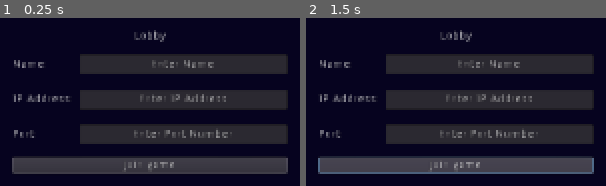
Above: before the commit, frames 1-2 (left to right).
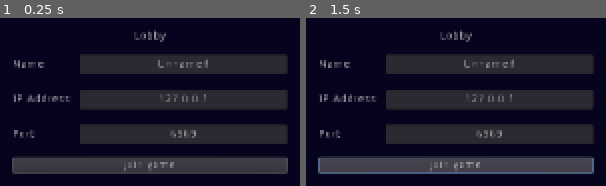
Above: after the commit, the same moments.

Repository: CogumeloGames/DeepSpaceProject
Game: Godot game, scene res://Scenes/Lobby/Lobby.tscn
Two runs of this game, one before a commit and one after it. Both use one fixed random seed, a clock stepped at 60 frames per second and the inputs below.
Inputs:
- Up to frame 1 (0.25 s): no input
- Up to frame 2 (1.5 s): tap Enter at 0.5 s; click "Join game" at 1.25 s

The runs differ from the first frame. In frame 1, 1.6% of the frame differs, in the area x 44-78%, y 25-72%; in frame 2, 1.6%.
Error before the commit: Invalid call. Nonexistent function 'saveData' in base 'Node (Save.gd)'. (res://Scenes/Lobby/Lobby.gd:8)
Error after the commit: Invalid type in function 'create_client' in base 'NetworkedMultiplayerENet'. Cannot convert argument 2 from String to int. (res://Scripts/server/Server.gd:23)

Commit message:
fuck

Diff:
--- a/Deep Space Project/DSP Client/Saves/Save.gd
+++ b/Deep Space Project/DSP Client/Saves/Save.gd
@@ -12,10 +12,10 @@
 	var file = File.new()
 
 	if not file.file_exists(SAVEGAME):
-		saveData = {"Player name": "Unnamed"}
+		saveData = {"Player_name": "Unnamed"}
 		save_game()
 
-	file.open(SAVEGAME, file.READ)
+	file.open(SAVEGAME, File.READ)
 	var content = file.get_as_text()
 	var data    = parse_json(content)
 	saveData = data
--- a/Deep Space Project/DSP Client/Scenes/Lobby/Lobby.gd
+++ b/Deep Space Project/DSP Client/Scenes/Lobby/Lobby.gd
@@ -5,7 +5,7 @@
 onready var selectedPort = $CenterContainer/VBoxContainer/GridContainer/PortTextBox
 
 func _ready():
-	playerName.text = Save.saveData("Player_name")
+	playerName.text = Save.saveData["Player_name"]
 	selectedIP.text = Server.DEFAULT_IP
 	selectedPort.text = str(Server.DEFAULT_PORT)
 
@@ -16,5 +16,5 @@
 
 
 func _on_NameTextBox_text_changed(new_text):
-	Save.saveData["Player_Name"] = playerName.text
-	Save.SAVEGAME()
+	Save.saveData["Player_name"] = playerName.text
+	Save.save_game()
--- a/Deep Space Project/DSP Client/Scenes/Lobby/Lobby.tscn
+++ b/Deep Space Project/DSP Client/Scenes/Lobby/Lobby.tscn
@@ -36,7 +36,6 @@
 margin_top = 454.0
 margin_right = 1125.0
 margin_bottom = 626.0
-rect_scale = Vector2( 2, 2 )
 rect_pivot_offset = Vector2( 162.811, 84.7163 )
 custom_constants/separation = 15
 
--- a/Deep Space Project/DSP Client/Scenes/Lobby/WaitingRoom.tscn
+++ /dev/null
@@ -1,62 +0,0 @@
-[gd_scene format=2]
-
-[node name="WaitingRoom" type="Popup"]
-visible = true
-anchor_right = 1.0
-anchor_bottom = 1.0
-__meta__ = {
-"_edit_use_anchors_": false
-}
-
-[node name="ColorRect" type="ColorRect" parent="."]
-anchor_right = 1.0
-anchor_bottom = 1.0
-color = Color( 0.176471, 0.0745098, 0.0745098, 1 )
-__meta__ = {
-"_edit_use_anchors_": false
-}
-
-[node name="CenterContainer" type="CenterContainer" parent="."]
-anchor_left = 0.5
-anchor_top = 0.5
-anchor_right = 0.5
-anchor_bottom = 0.5
-margin_left = -960.0
-margin_top = -540.0
-margin_right = 960.0
-margin_bottom = 540.0
-__meta__ = {
-"_edit_use_anchors_": false
-}
-
-[node name="VBoxContainer" type="VBoxContainer" parent="CenterContainer"]
-margin_left = 860.0
-margin_top = 436.0
-margin_right = 1060.0
-margin_bottom = 643.0
-custom_constants/separation = 10
-
-[node name="Label" type="Label" parent="CenterContainer/VBoxContainer"]
-margin_right = 200.0
-margin_bottom = 14.0
-text = "Waiting Room"
-align = 1
-valign = 1
-
-[node name="ItemList" type="ItemList" parent="CenterContainer/VBoxContainer"]
-margin_top = 24.0
-margin_right = 200.0
-margin_bottom = 177.0
-rect_min_size = Vector2( 200, 0 )
-custom_constants/vseparation = 10
-items = [ "Player 1", null, false, "Player 2", null, false, "Player 3", null, false, "Player 4", null, false ]
-auto_height = true
-same_column_width = true
-fixed_column_width = 200
-icon_mode = 0
-
-[node name="ReadyButton" type="Button" parent="CenterContainer/VBoxContainer"]
-margin_top = 187.0
-margin_right = 200.0
-margin_bottom = 207.0
-text = "Ready"
--- a/Deep Space Project/DSP Client/Scripts/server/Server.gd
+++ b/Deep Space Project/DSP Client/Scripts/server/Server.gd
@@ -50,7 +50,3 @@
 	localPlayerID = get_tree().get_network_unique_id()
 	PlayerData = Save.saveData
 	Players[localPlayerID] = PlayerData
-
-
-sync func update_waiting_room():
-	pass
